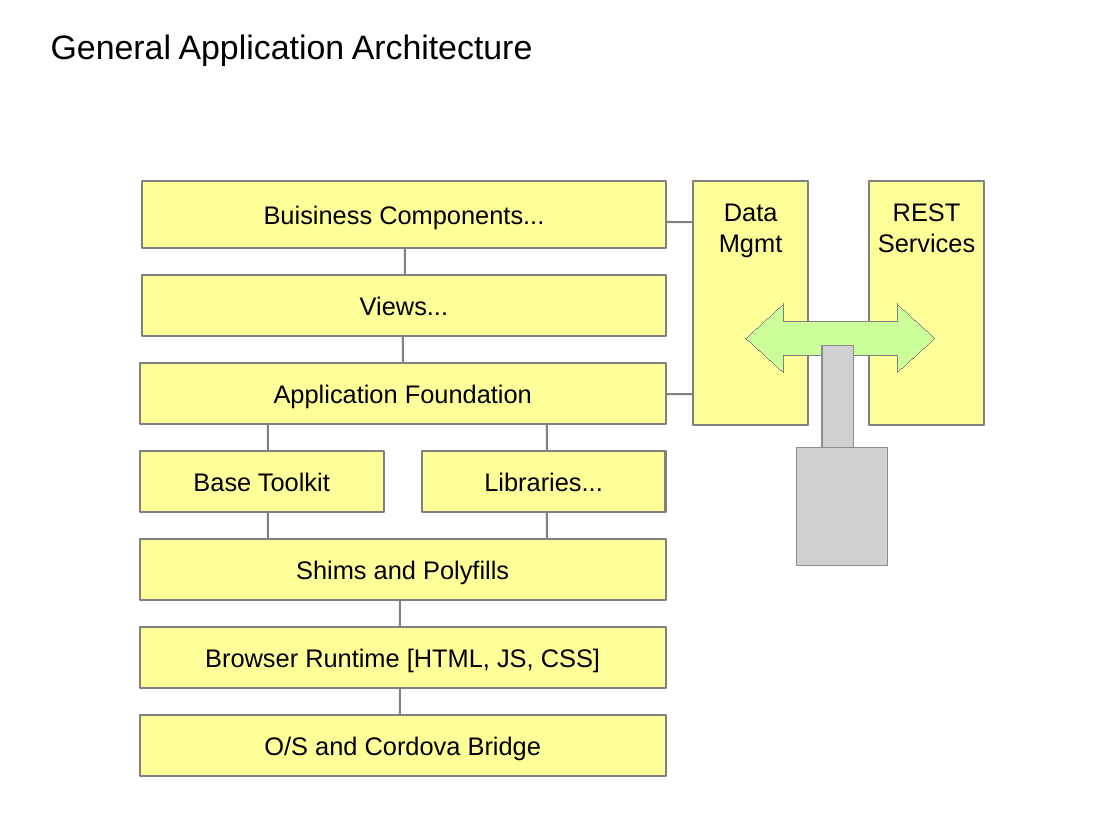
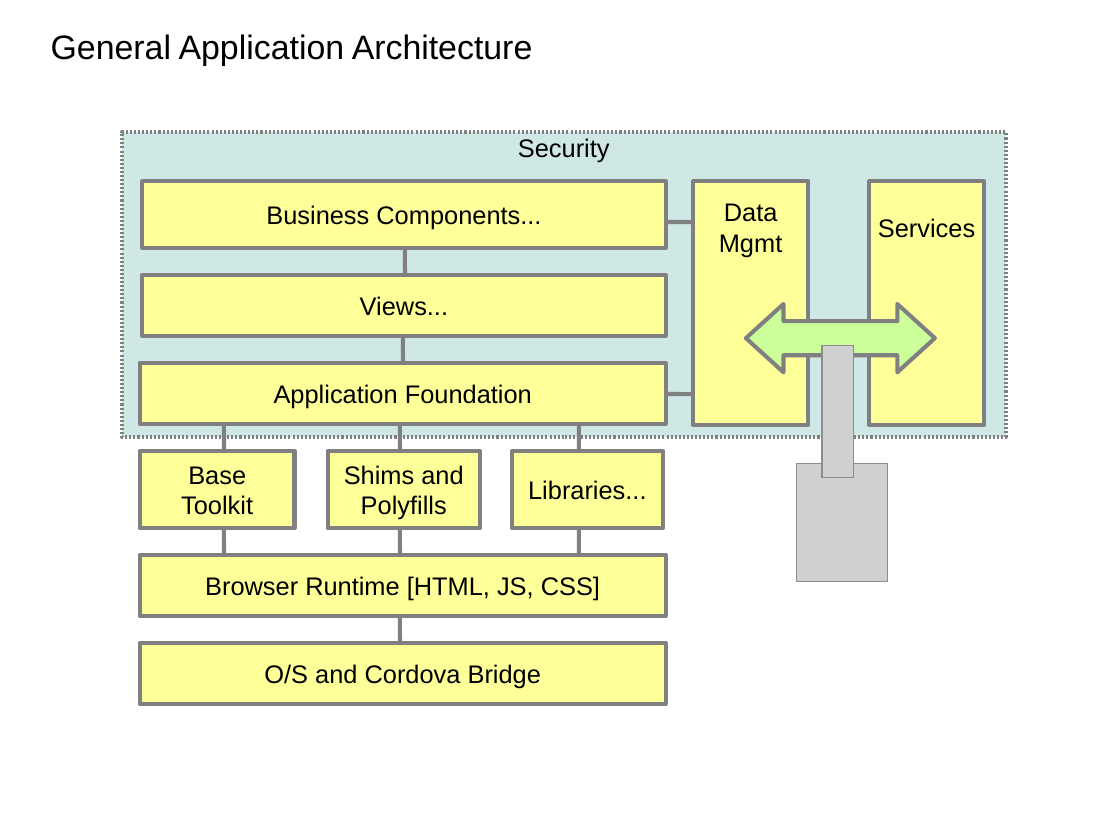
Before and after one commit to spa-js/spa-js.github.io, a slide deck: slide 1 of pages/app-arch/images/AppArch_Diagrams.odp. Drawn at 1120x840 pixels with LibreOffice and Linux fonts; fonts in the diff are those of the drawing; grey boxes stand for pictures. Boxes give left, top, right and bottom in pixels: in the first picture for what was removed or moved away, otherwise in the second. Text is boxed around its words. In the diff, an @@ line names an element or a change of style, - is before the commit and + after.

```diff
--- a/pages/app-arch/images/AppArch_Diagrams.odp
+++ b/pages/app-arch/images/AppArch_Diagrams.odp
@@ rectangle added at (122, 132, 1006, 437), fill #CFE7E5, outline #808080 2.89 pt, 18 pt, text #000000 @@
+Security
@@ outline #808080 1.45 pt to #808080 2.89 pt in 10 elements at (140, 363, 667, 424), (142, 275, 666, 336), (694, 182, 809, 426), (140, 555, 667, 616), (140, 643, 667, 704), (140, 451, 295, 528), (512, 451, 664, 528), (328, 451, 481, 528), (870, 182, 985, 426), (142, 182, 666, 248) @@
@@ text in rectangle at (266, 205, 541, 230): text changed @@
-Buisiness Components...
+Business Components...
@@ text in rectangle at (893, 203, 961, 222): paragraph removed @@
-REST
@@ line (666, 223) - (694, 223): stroke #808080 1.45 pt to #808080 2.89 pt @@
@@ line (406, 248) - (406, 275): stroke #808080 1.45 pt to #808080 2.89 pt @@
@@ left right arrow at (746, 304, 935, 372): outline #808080 0 pt to #808080 2.89 pt @@
@@ line (403, 336) - (403, 363): stroke #808080 1.45 pt to #808080 2.89 pt @@
@@ picture: place and size @@
-picture at (823, 345, 854, 447)
+picture at (823, 345, 854, 477)
@@ line (666, 394) - (694, 394): stroke #808080 1.45 pt to #808080 2.89 pt @@
@@ line moved from (268, 424) - (268, 451) to (224, 424) - (224, 451) @@
@@ line (224, 424) - (224, 451): stroke #808080 1.45 pt to #808080 2.89 pt @@
@@ line added from (400, 424) to (400, 451), #808080 2.89 pt @@
@@ line moved from (547, 424) - (547, 451) to (579, 424) - (579, 451) @@
@@ line (579, 424) - (579, 451): stroke #808080 1.45 pt to #808080 2.89 pt @@
@@ rectangle "Base": place and size @@
-rectangle "Base" at (140, 451, 384, 512)
+rectangle "Base" at (140, 451, 295, 528)
@@ text in rectangle at (181, 466, 253, 515): text changed @@
-Base Toolkit
+Base
+Toolkit
@@ rectangle "Shims and": place and size @@
-rectangle "Shims and" at (140, 539, 667, 600)
+rectangle "Shims and" at (328, 451, 481, 528)
@@ text in rectangle at (344, 465, 463, 520): text changed @@
-Shims and Polyfills
+Shims and
+Polyfills
@@ rectangle "Libraries...": place and size @@
-rectangle "Libraries..." at (422, 451, 666, 512)
+rectangle "Libraries..." at (512, 451, 664, 528)
@@ picture: place and size @@
-picture at (797, 447, 888, 565)
+picture at (797, 463, 888, 581)
@@ line moved from (268, 512) - (268, 539) to (224, 528) - (224, 555) @@
@@ line (224, 528) - (224, 555): stroke #808080 1.45 pt to #808080 2.89 pt @@
@@ line added from (400, 528) to (400, 555), #808080 2.89 pt @@
@@ line moved from (547, 512) - (547, 539) to (579, 528) - (579, 555) @@
@@ line (579, 528) - (579, 555): stroke #808080 1.45 pt to #808080 2.89 pt @@
@@ rectangle "Browser Runtime [HTML, JS, CSS]": place and size @@
-rectangle "Browser Runtime [HTML, JS, CSS]" at (140, 627, 667, 688)
+rectangle "Browser Runtime [HTML, JS, CSS]" at (140, 555, 667, 616)
@@ line moved from (400, 600) - (400, 627) to (400, 616) - (400, 643) @@
@@ line (400, 616) - (400, 643): stroke #808080 1.45 pt to #808080 2.89 pt @@
@@ rectangle "O/S and Cordova Bridge": place and size @@
-rectangle "O/S and Cordova Bridge" at (140, 715, 667, 776)
+rectangle "O/S and Cordova Bridge" at (140, 643, 667, 704)
@@ line removed from (400, 688) to (400, 715) @@
```
Also in this commit, not shown: 5 other slides changed, 9 other files.
